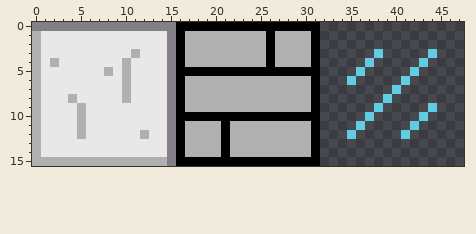
Pixel-art sprite -- assets/tiles/grass_and_wall_with_borders.png. This is how it looked before the edit.
The file is 48x16 pixels.
New version:
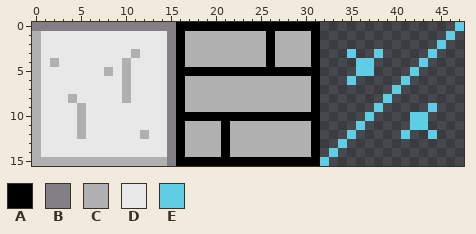
Palette (. is transparent): A #000000  B #847e87  C #b0b0b0  D #e8e8e8  E #5fcde4
Author's note on the commit: update readme and add borders to tiles for visual bug fix
From old to new:
The edit adds colour E in row 0 at x 47; in row 1 at x 46; in row 2 at x 45; in row 3 at x 35; in row 4 at x 36; in row 5 at x 37.
The edit adds colour E in row 10 at x 42; in row 11 at x 43; in row 12 at x 44; in row 13 at x 34; in row 14 at x 33; in row 15 at x 32.
Boxes around the changes in both pictures, in picture pixels (x1, y1, x2, y2):
added: (437, 22, 464, 49)
added: (347, 49, 374, 76)
added: (410, 112, 437, 139)
added: (320, 139, 347, 166)
